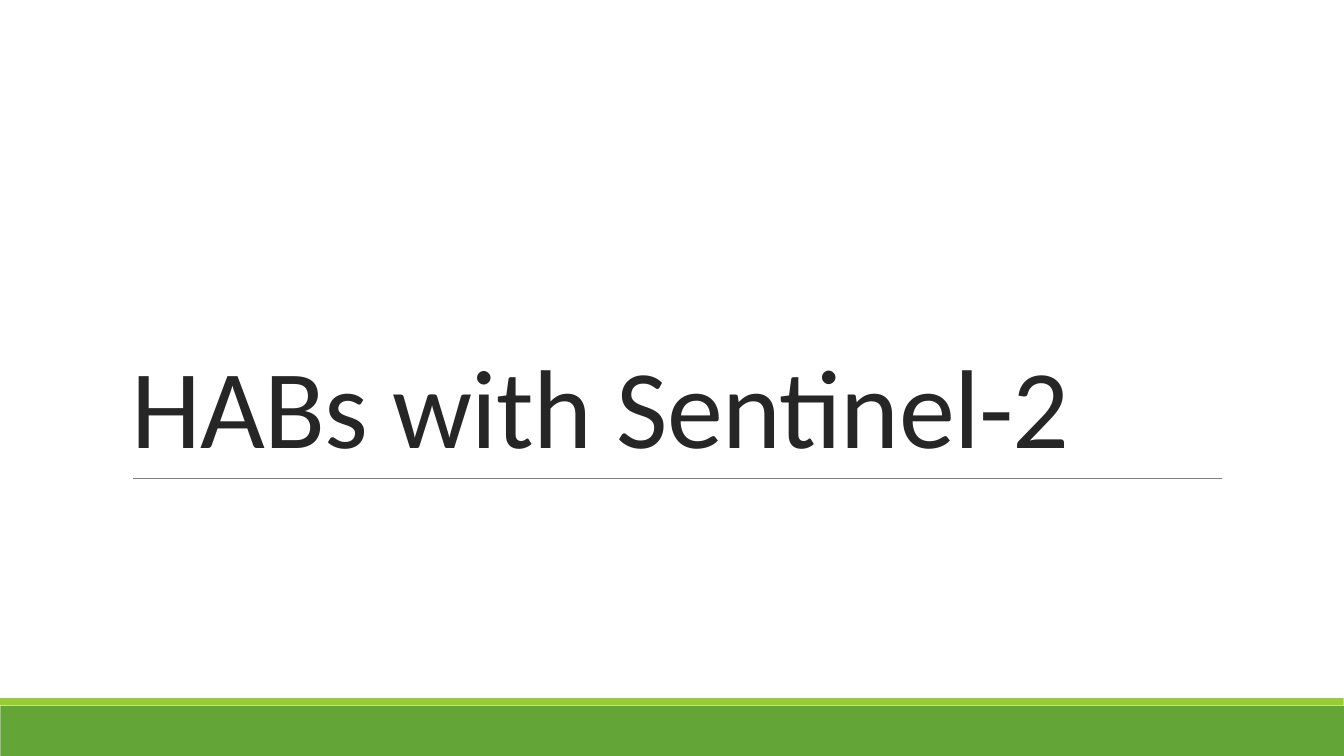
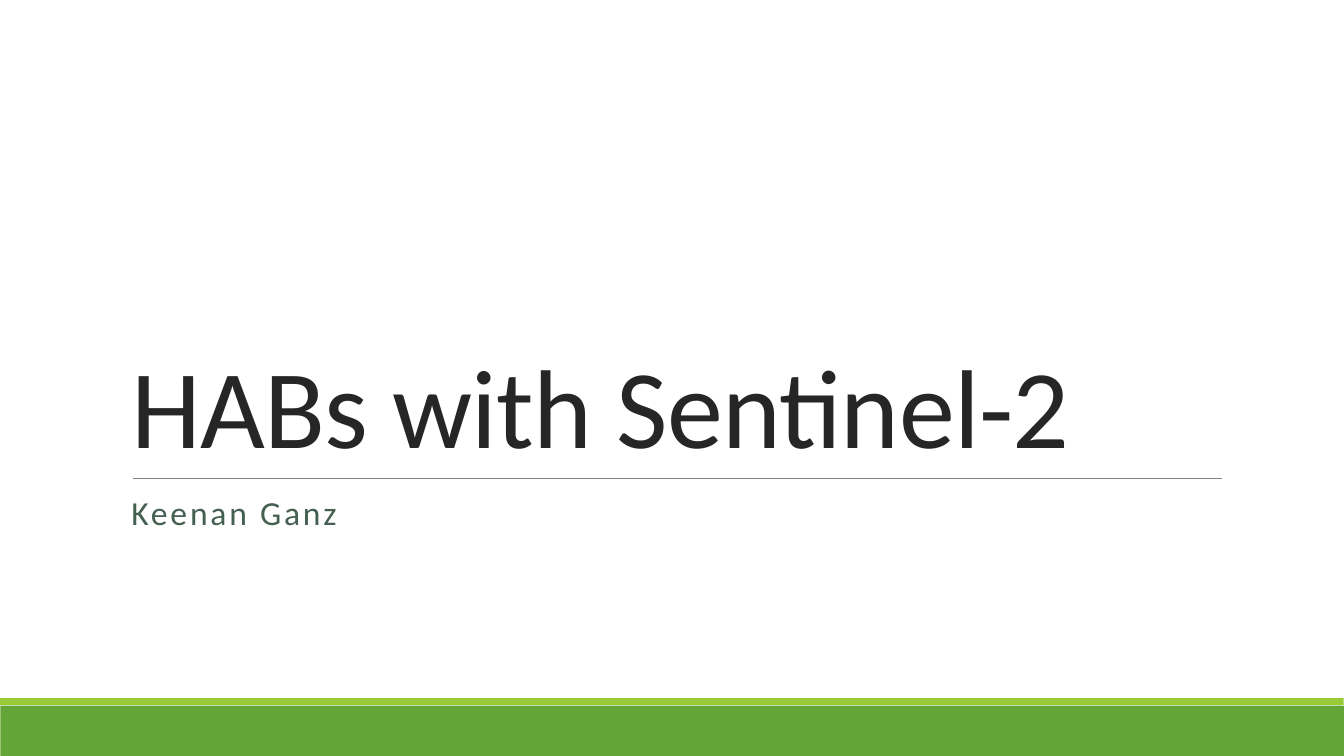
Before and after one commit to s-kganz/erie_habs, a slide deck: slide 1 of 04_presentation/HABs with Sentinel-2.pptx. Drawn at 1344x756 pixels with LibreOffice and Linux fonts; fonts in the diff are those of the drawing. Boxes give left, top, right and bottom in pixels: in the first picture for what was removed or moved away, otherwise in the second. Text is boxed around its words. In the diff, an @@ line names an element or a change of style, - is before the commit and + after.

```diff
--- a/04_presentation/HABs with Sentinel-2.pptx
+++ b/04_presentation/HABs with Sentinel-2.pptx
@@ subtitle added at box(131, 503, 337, 525), 24 pt, text #455F51 @@
+Keenan Ganz
```
Also in this commit, not shown: 2 other slides changed, 13 slides added, 1 slide removed, 7 other files.
